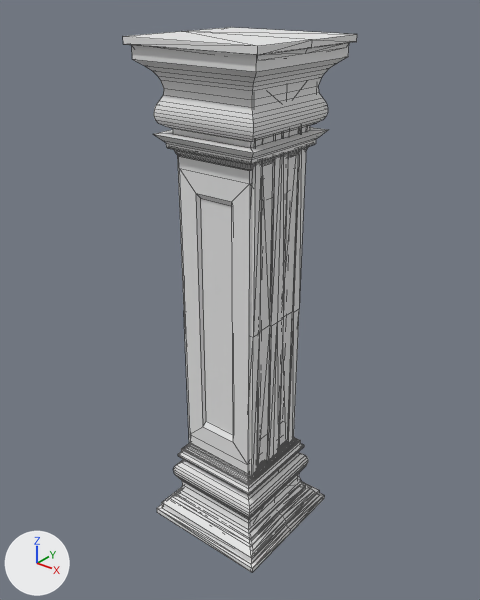
One commit to the OBJ model Year3-Game/Assets/_Objects/Environment_Models/CasinoOBJS/Column2.obj: the scene before it, then after it.
The view is the same before and after, from a 50 mm lens placed at (5.34, -6.72, 8.0), pointed at (-0.06, 0.03, 3.82). Arrows for +X, +Y and +Z are at lower left; the lights stay in place. Mesh edges are drawn as thin lines. Where no turn or scale is listed for an object, it has been applied to the vertices.

The scene before the commit, as lines of its bpy script (objects in view):
```python
me_column2 = bpy.data.meshes.new('Column2')
me_column2.from_pydata(...)  # 246 vertices, 488 faces; spans x -1.0..1.0, y -1.0..1.0, z 0.0..7.38
me_column2.materials.append(mat_none)  # white #e7e7e7
me_cube_cube_003 = bpy.data.meshes.new('Cube_Cube.003')
me_cube_cube_003.from_pydata(...)  # 368 vertices, 366 faces; spans x -0.93..0.93, y -0.93..0.93, z 0.01..7.32
me_cube_cube_003.materials.append(mat_none)  # white #e7e7e7
ob_column2 = bpy.data.objects.new('Column2', me_column2)
ob_column2.location = (0.0, 0.0, 0.0)
ob_cube_cube_003 = bpy.data.objects.new('Cube_Cube.003', me_cube_cube_003)
ob_cube_cube_003.location = (0.0, 0.0, 0.0)
```
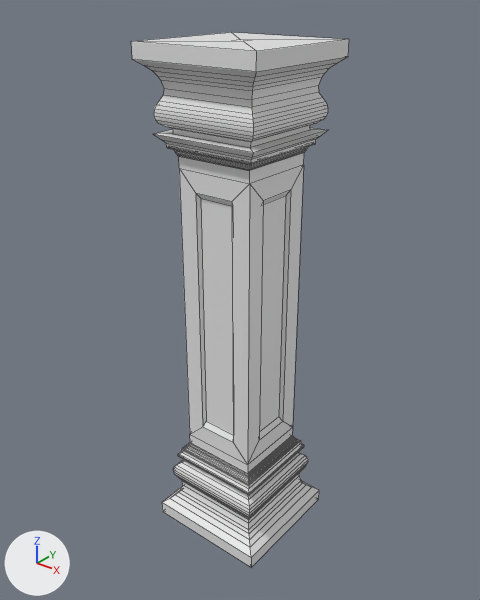
Boxes [x1, y1, x2, y2] around the edits, measured in the pictures (480 x 600 px):
'Column2', deleted
    before: [123, 27, 357, 572]

The edits, one by one:
Object 'Column2' (ob_column2) is deleted.
